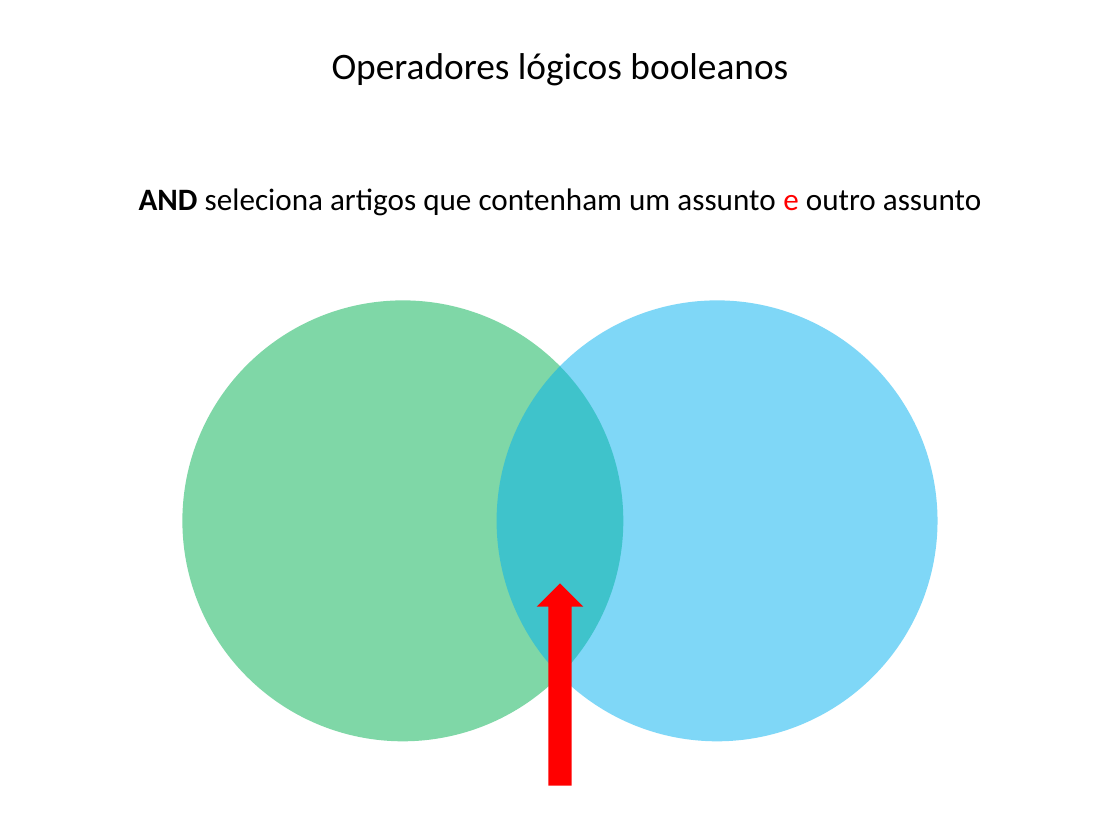
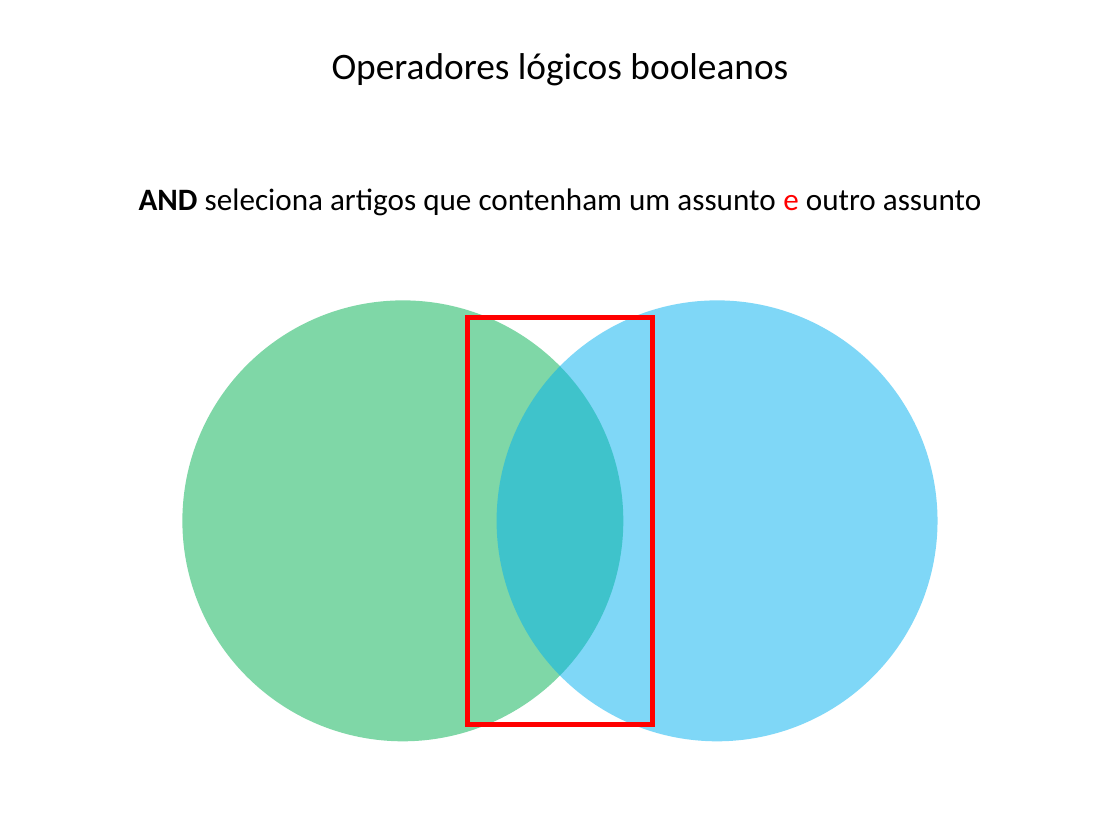
Before and after one commit to lpmor22/docs, a slide deck: slide 4 of slides/informatica_tcc.pptx. Drawn at 1120x840 pixels with LibreOffice and Linux fonts; fonts in the diff are those of the drawing. Boxes give left, top, right and bottom in pixels: in the first picture for what was removed or moved away, otherwise in the second. Text is boxed around its words. In the diff, an @@ line names an element or a change of style, - is before the commit and + after.

```diff
--- a/slides/informatica_tcc.pptx
+++ b/slides/informatica_tcc.pptx
@@ rectangle added at (467,317,652,725), outline #FF0000 3 pt @@
@@ down arrow removed at (536,584,584,786) @@
```
Also in this commit, not shown: 2 other slides changed, 6 slides added, 1 slide removed.
